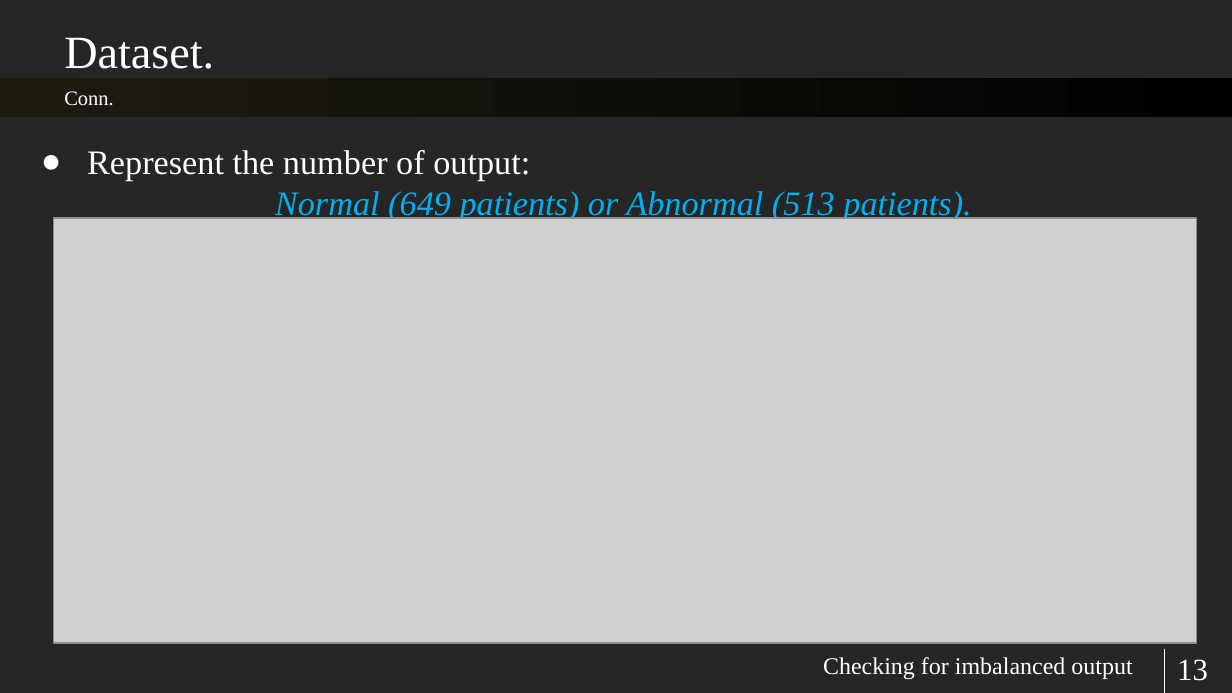
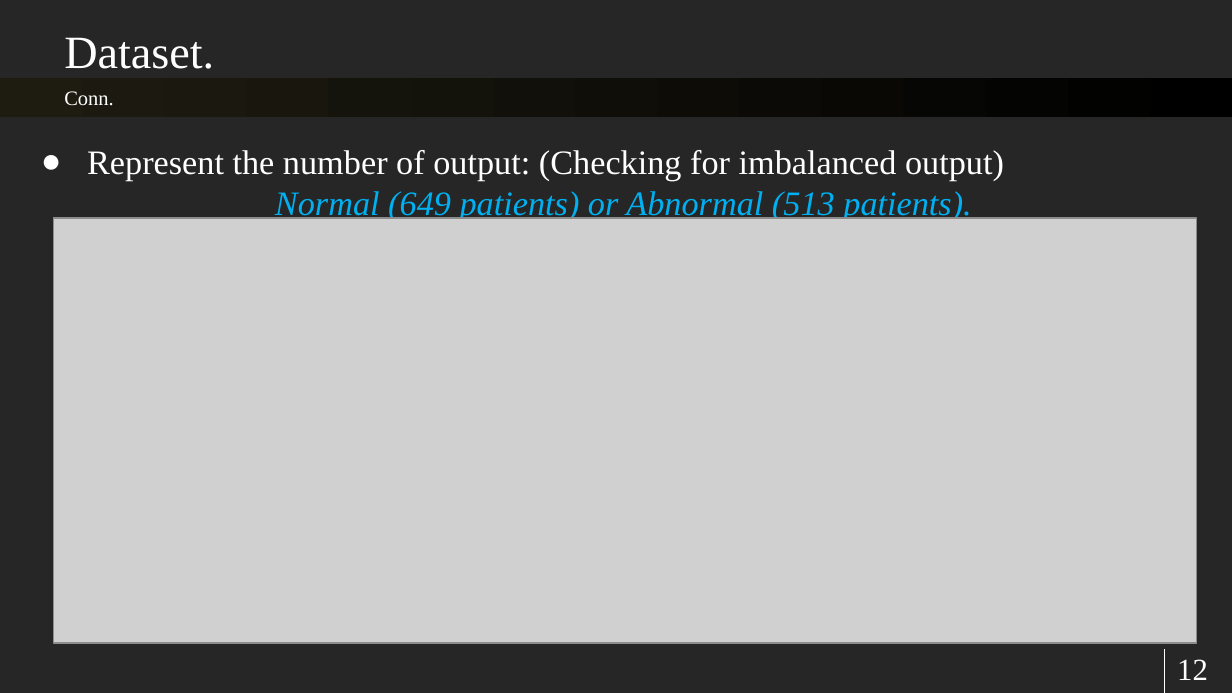
Before and after one commit to sherifRoshdy/Machine-learning-project, a slide deck: slide 12 of Presentation/final ml.pptx (slide 13 before the commit). Drawn at 1232x693 pixels with LibreOffice and Linux fonts; fonts in the diff are those of the drawing; grey boxes stand for pictures. Boxes give left, top, right and bottom in pixels: in the first picture for what was removed or moved away, otherwise in the second. Text is boxed around its words. In the diff, an @@ line names an element or a change of style, - is before the commit and + after.

```diff
--- a/Presentation/final ml.pptx
+++ b/Presentation/final ml.pptx
@@ text at [87,150,1004,181]: text changed @@
-● Represent the number of output:
+● Represent the number of output: (Checking for imbalanced output)
@@ text removed at [823,657,1132,679] @@
-Checking for imbalanced output
@@ page number at [1177,659,1208,680]: text changed @@
-13
+12
```
Also in this commit, not shown: 15 other slides changed, 2 slides added, 2 slides removed, 1 other file.
